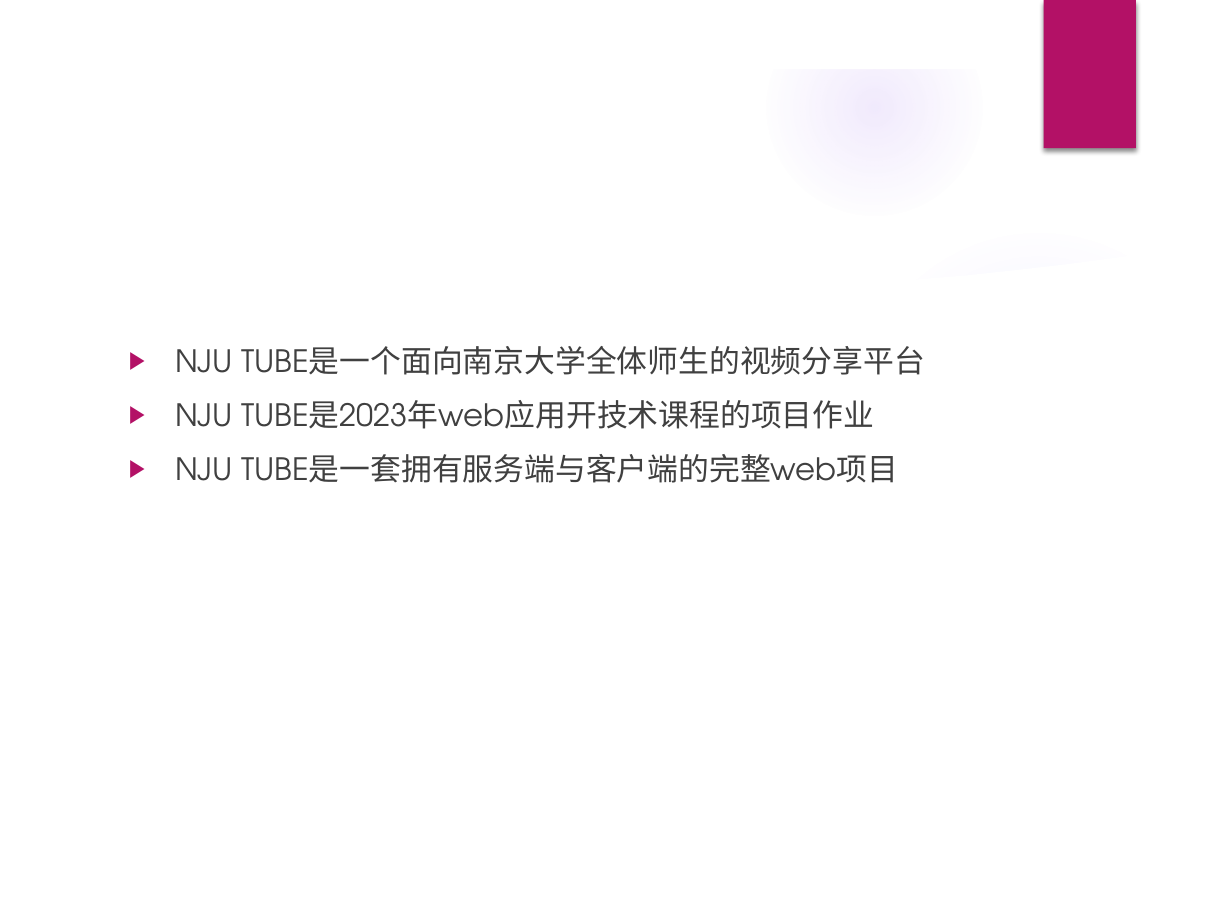
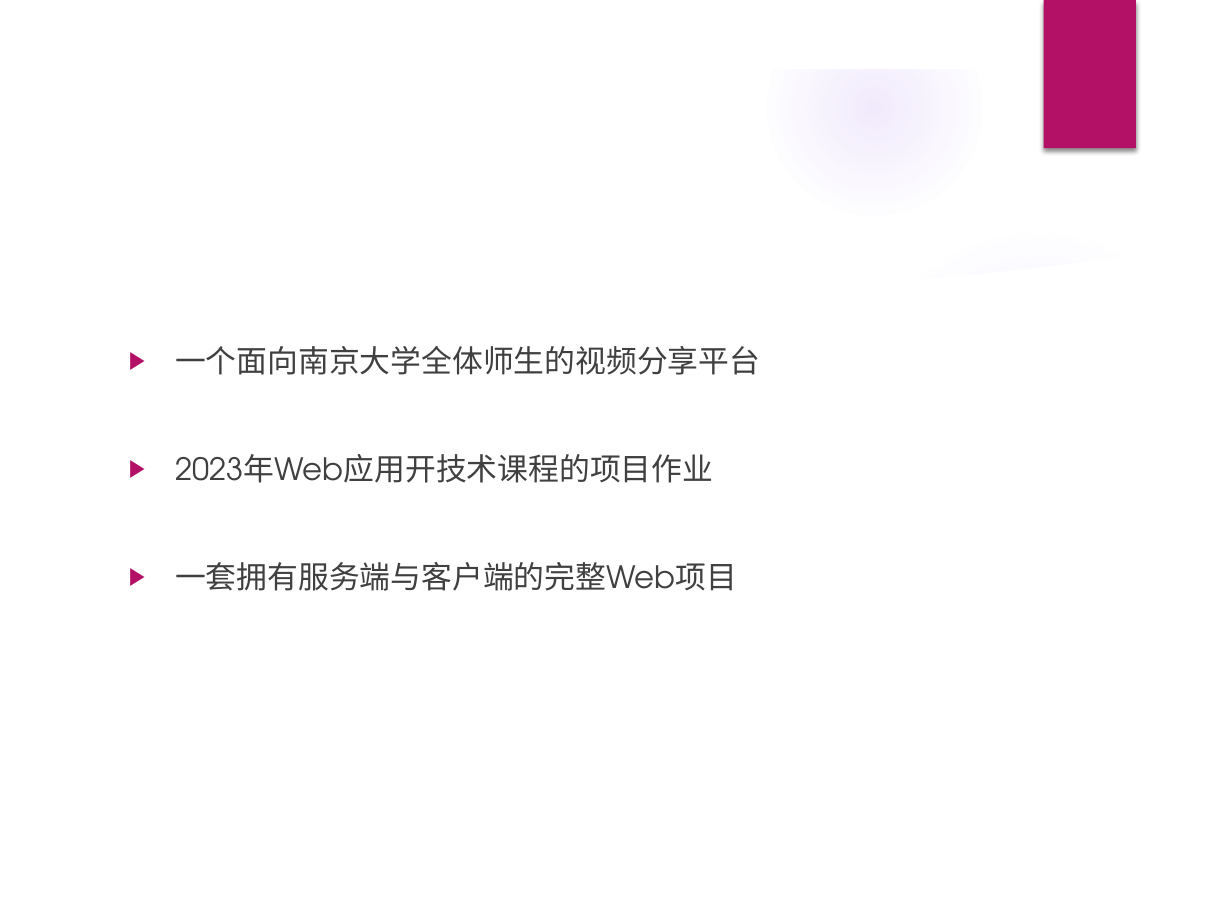
Before and after one commit to Relate13/web_2023, a slide deck: slide 2 of 项目介绍.pptx. Drawn at 1232x924 pixels with LibreOffice and Linux fonts; fonts in the diff are those of the drawing; background and template pictures are left out. Boxes give left, top, right and bottom in pixels: in the first picture for what was removed or moved away, otherwise in the second. Text is boxed around its words. In the diff, an @@ line names an element or a change of style, - is before the commit and + after.

```diff
--- a/项目介绍.pptx
+++ b/项目介绍.pptx
@@ text at box(175, 346, 760, 591): text changed @@
-▶ NJU TUBE是一个面向南京大学全体师生的视频分享平台
-▶ NJU TUBE是2023年web应用开技术课程的项目作业
-▶ NJU TUBE是一套拥有服务端与客户端的完整web项目
+▶ 一个面向南京大学全体师生的视频分享平台
+▶ 2023年Web应用开技术课程的项目作业
+▶ 一套拥有服务端与客户端的完整Web项目
```
Also in this commit, not shown: 3 other slides changed, 1 slide added.
